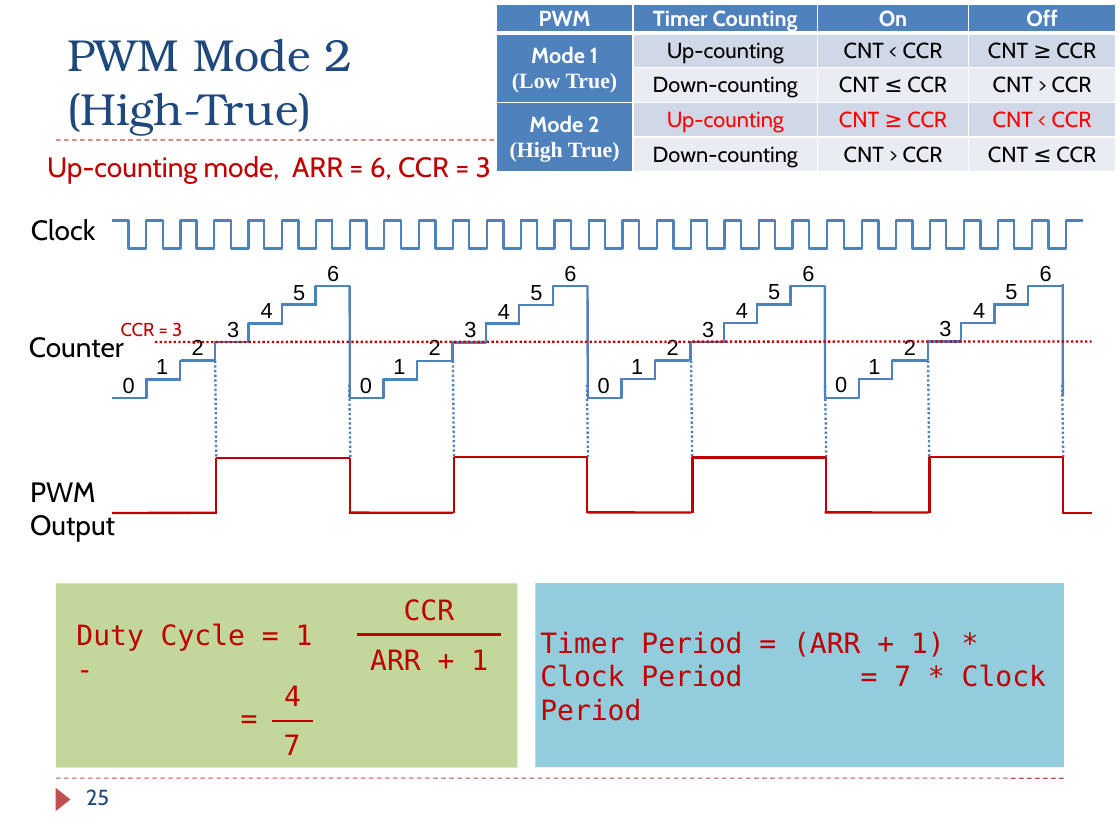
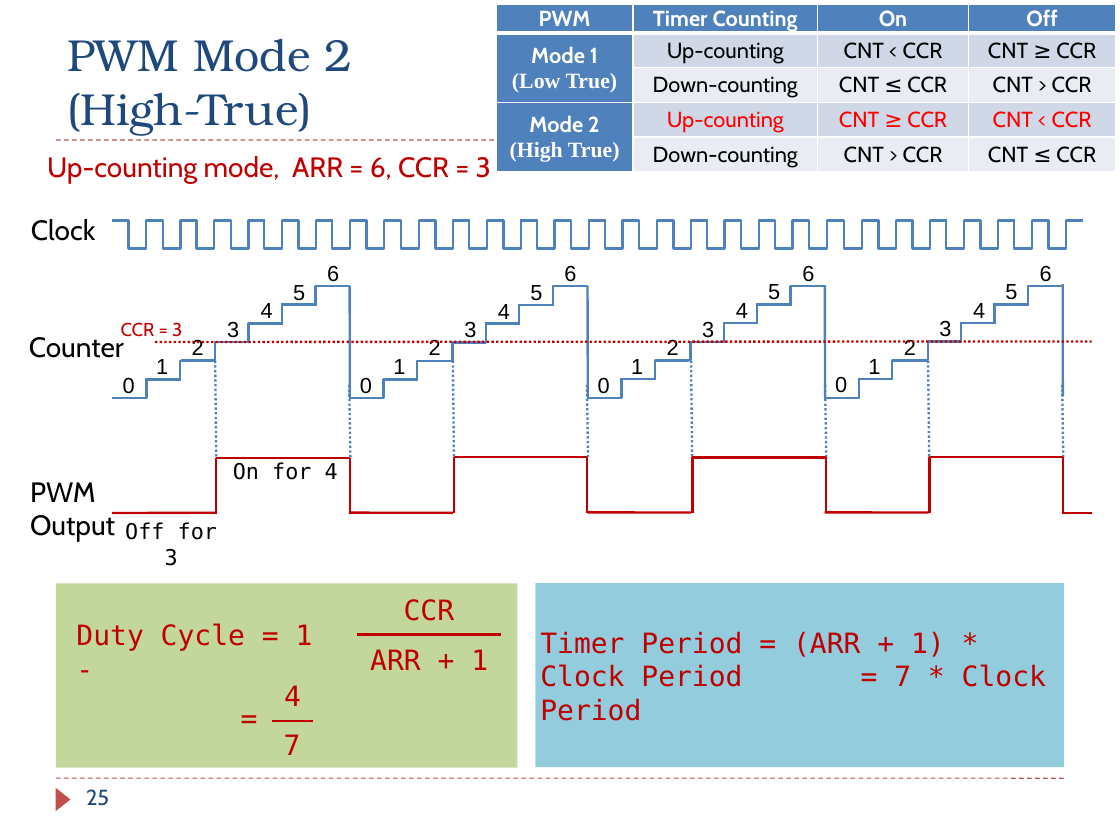
Before and after one commit to guhofstra/CSC111Fa25, a slide deck: slide 25 of PPTs/Ch16_Timer_PWM.pptx. Drawn at 1120x840 pixels with LibreOffice and Linux fonts; fonts in the diff are those of the drawing. Boxes give left, top, right and bottom in pixels: in the first picture for what was removed or moved away, otherwise in the second. Text is boxed around its words. In the diff, an @@ line names an element or a change of style, - is before the commit and + after.

```diff
--- a/PPTs/Ch16_Timer_PWM.pptx
+++ b/PPTs/Ch16_Timer_PWM.pptx
@@ text added at bbox=[233, 462, 338, 480], 14 pt, text #000000 @@
+On for 4
@@ text added at bbox=[125, 522, 217, 566], 14 pt, text #000000 @@
+Off for 3
```
Also in this commit, not shown: 6 other slides changed, 4 other files.
